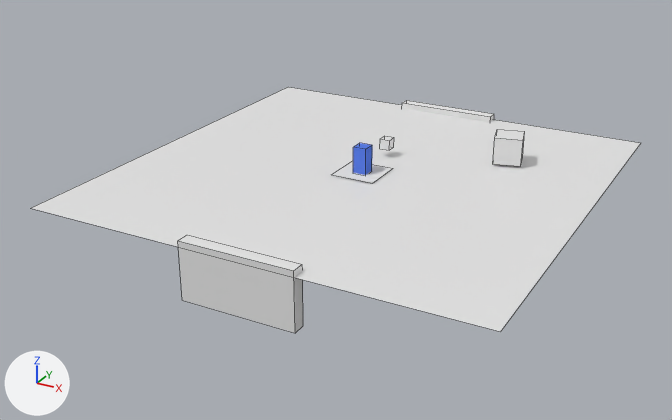
The Blender file Lib_Player.blend: old version first, new version second.
One viewpoint serves both versions: a 50 mm camera at (28.2, -55.1, 24.2) aimed at (-1.3, -1.6, -2.6). The axes (+X, +Y, +Z) are drawn at lower left. The lights are the same throughout. Mesh edges are drawn as thin lines.

Objects in the first picture: 'Cube', 'arena', 'player'.
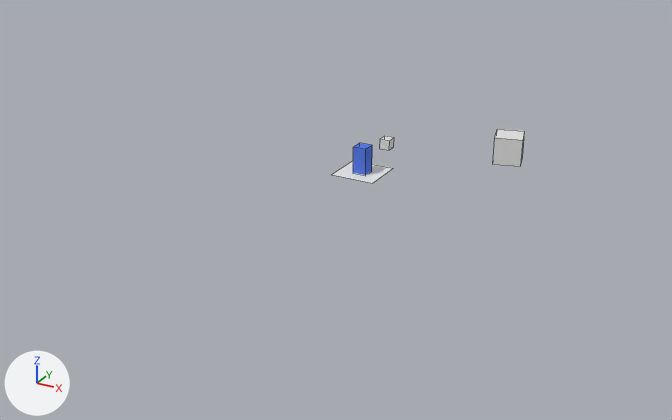
Boxes (x1, y1, x2, y2) around the edits, measured in the pictures (672 x 420 px):
'arena', hidden
    before: (32, 87, 641, 333)

What changed in the scene script:
```text
Change ob_arena:
    add ob_arena.hide_viewport = True
Change ob_porta_entre:
    ob_porta_entre.location: (0.0, -15.54, -1.576) -> (0.0, -16.59, -5.526)
Change ob_porta_saida:
    ob_porta_saida.location: (0.0, 15.61, -2.578) -> (0.0, 16.4, -6.538)
```
